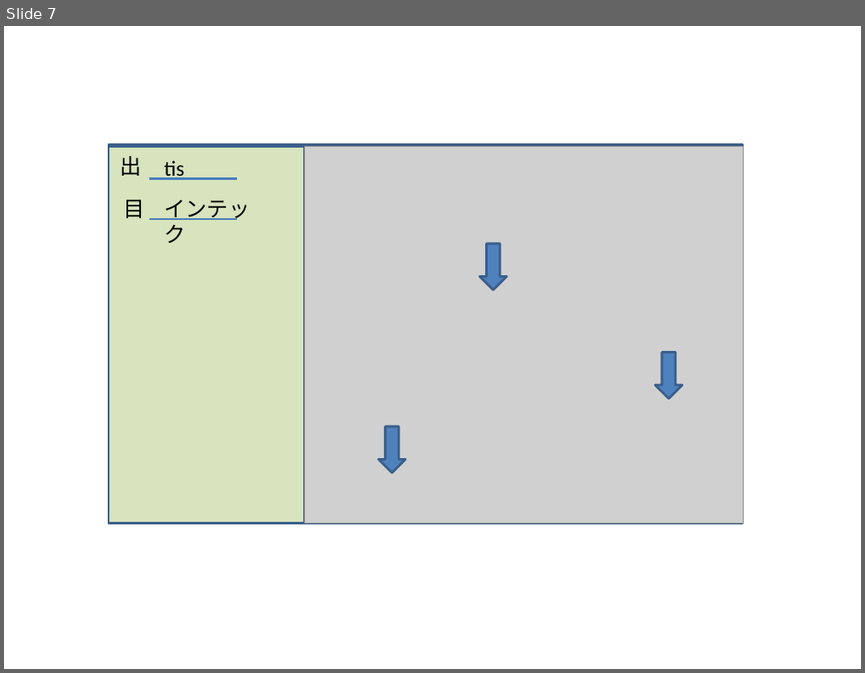
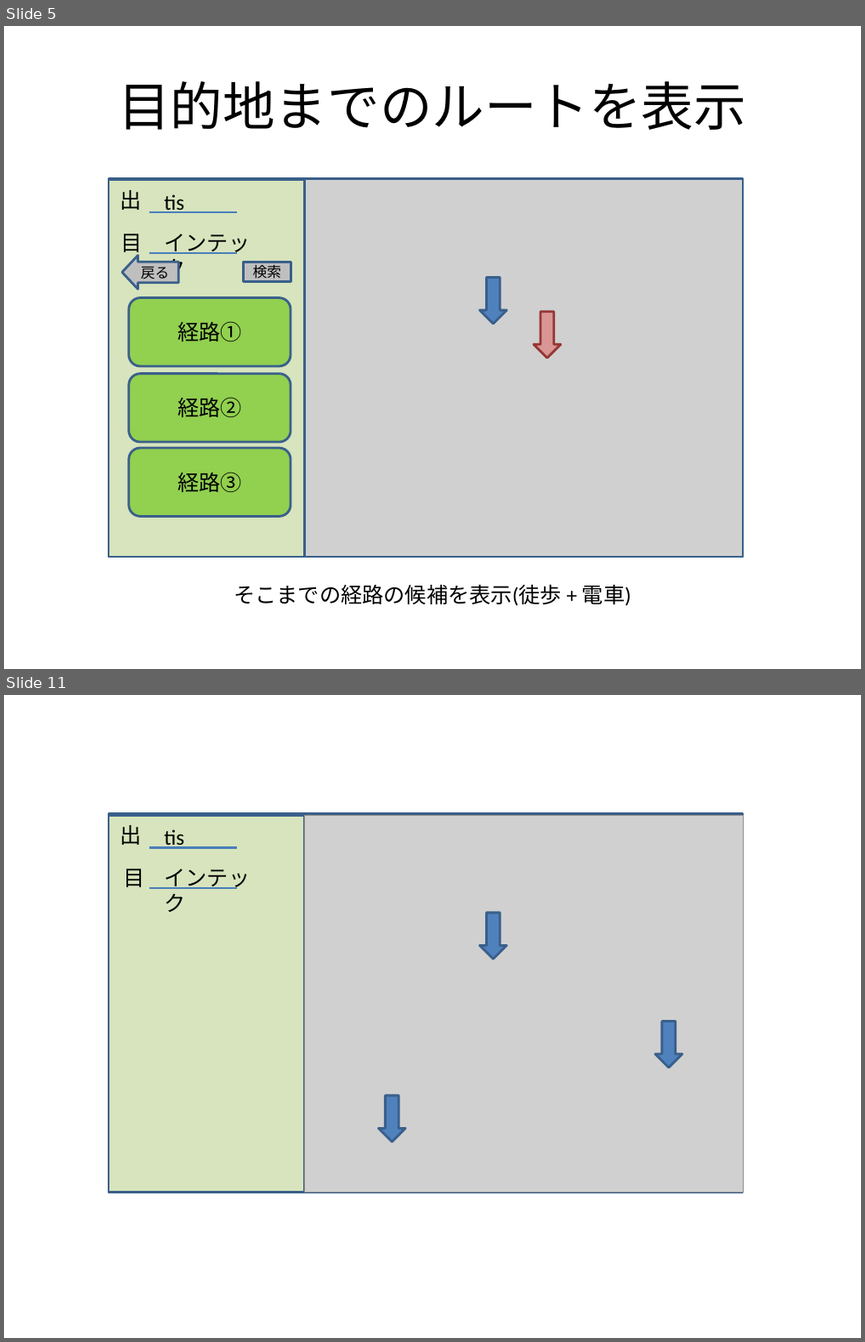
Before and after one commit to kawasaki-kk/kerotan, a slide deck: window.pptx. Shown one above the other, each under a label of ours: slide 7 before the commit, slides 5 and 11 after it; the slides between them are not shown. The pictures are 865x673 and 865x1342 pixels, drawn with LibreOffice and Linux fonts; fonts in the diff are those of the drawing; grey boxes stand for pictures. Boxes give left, top, right and bottom in pixels: in the first picture for what was removed or moved away, otherwise in the second. Text is boxed around its words. In the diff, an @@ line names an element or a change of style, - is before the commit and + after.

```diff
--- a/window.pptx
+++ b/window.pptx
@@ slide 5 added at [4, 26, 861, 669], background #FFFFFF @@
@@ title added at [118, 81, 746, 130], 44 pt, text #000000 @@
+目的地までのルートを表示
@@ rectangle added at [109, 178, 743, 556], outline #3A5F8C 2 pt @@
@@ rectangle added at [109, 179, 304, 556], fill #D7E4BD, outline #3A5F8C 2 pt @@
@@ text added at [120, 190, 142, 210], 18 pt, text #000000 @@
+出
@@ text added at [164, 194, 184, 213], 18 pt, text #000000 @@
+tis
@@ picture added at [304, 179, 743, 556] @@
@@ line added from (148, 213) to (237, 213), #4B7EBC 1.5 pt @@
@@ text added at [121, 233, 143, 256], 18 pt, text #000000 @@
+目
@@ line added from (148, 253) to (237, 253), #4B7EBC 1.5 pt @@
@@ text added at [164, 233, 250, 281], 18 pt, text #000000 @@
+インテック
@@ left arrow added at [122, 256, 179, 289], fill #BFBFBF, outline #3A5F8C 2 pt, 12 pt, text #000000 @@
+戻る
@@ rectangle added at [244, 261, 291, 281], fill #BFBFBF, outline #3A5F8C 2 pt, 12 pt, text #000000 @@
+検索
@@ down arrow added at [479, 277, 506, 324], fill #4F81BD, outline #3A5F8C 2 pt @@
@@ rounded rectangle added at [129, 298, 291, 366], fill #92D050, outline #3A5F8C 2 pt, 18 pt, text #000000 @@
+経路①
@@ down arrow added at [534, 312, 560, 358], fill #D99694, outline #953735 2 pt @@
@@ rounded rectangle added at [129, 373, 291, 442], fill #92D050, outline #3A5F8C 2 pt, 18 pt, text #000000 @@
+経路②
@@ rounded rectangle added at [129, 448, 291, 516], fill #92D050, outline #3A5F8C 2 pt, 18 pt, text #000000 @@
+経路③
@@ text added at [234, 584, 631, 606], 18 pt, text #000000 @@
+そこまでの経路の候補を表示(徒歩 + 電車)
@@ what was slide 7 is now slide 11 @@
```
Also in this commit, not shown: 4 slides changed, 5 other slides added, 1 slide removed.
